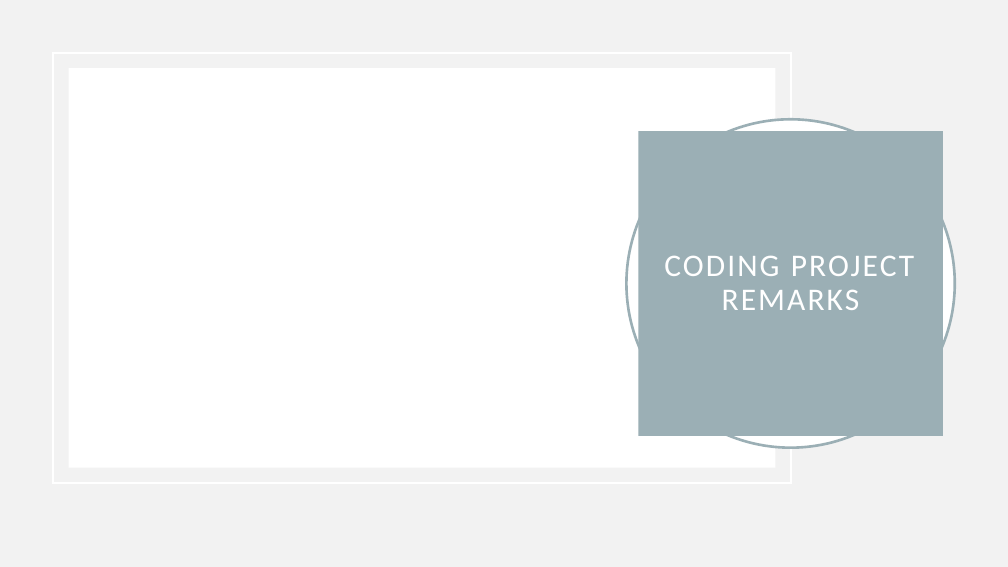
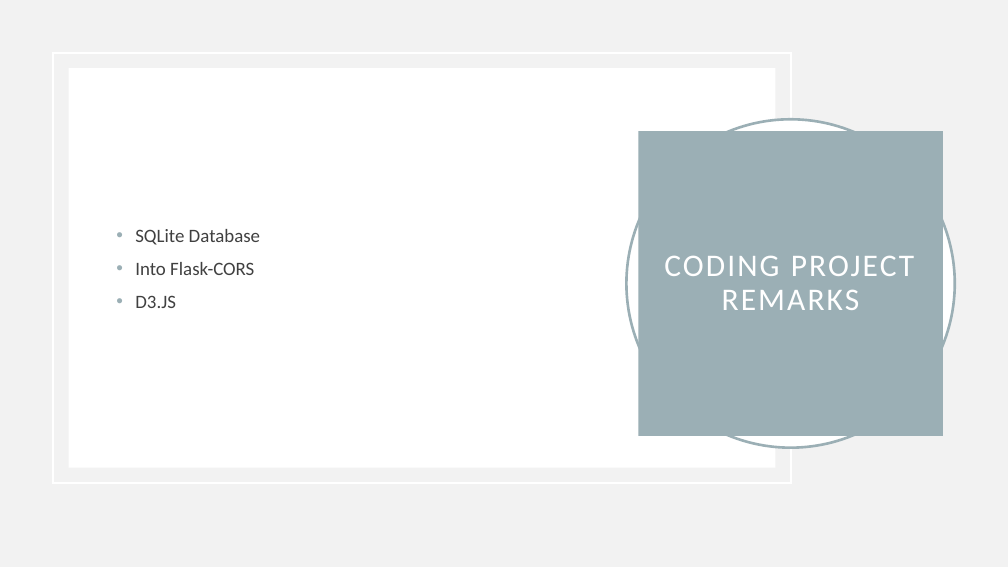
Before and after one commit to ASwigart/groupproject-3, a slide deck: slide 8 of GrpProject3.pptx (slide 7 before the commit). Drawn at 1008x567 pixels with LibreOffice and Linux fonts; fonts in the diff are those of the drawing. Boxes give left, top, right and bottom in pixels: in the first picture for what was removed or moved away, otherwise in the second. Text is boxed around its words. In the diff, an @@ line names an element or a change of style, - is before the commit and + after.

```diff
--- a/GrpProject3.pptx
+++ b/GrpProject3.pptx
@@ text added at bbox=[135, 229, 260, 308], 18 pt, text #404040 @@
+• SQLite Database
+• Into Flask-CORS
+• D3.JS
```
Also in this commit, not shown: 3 other slides changed, 1 slide added.
